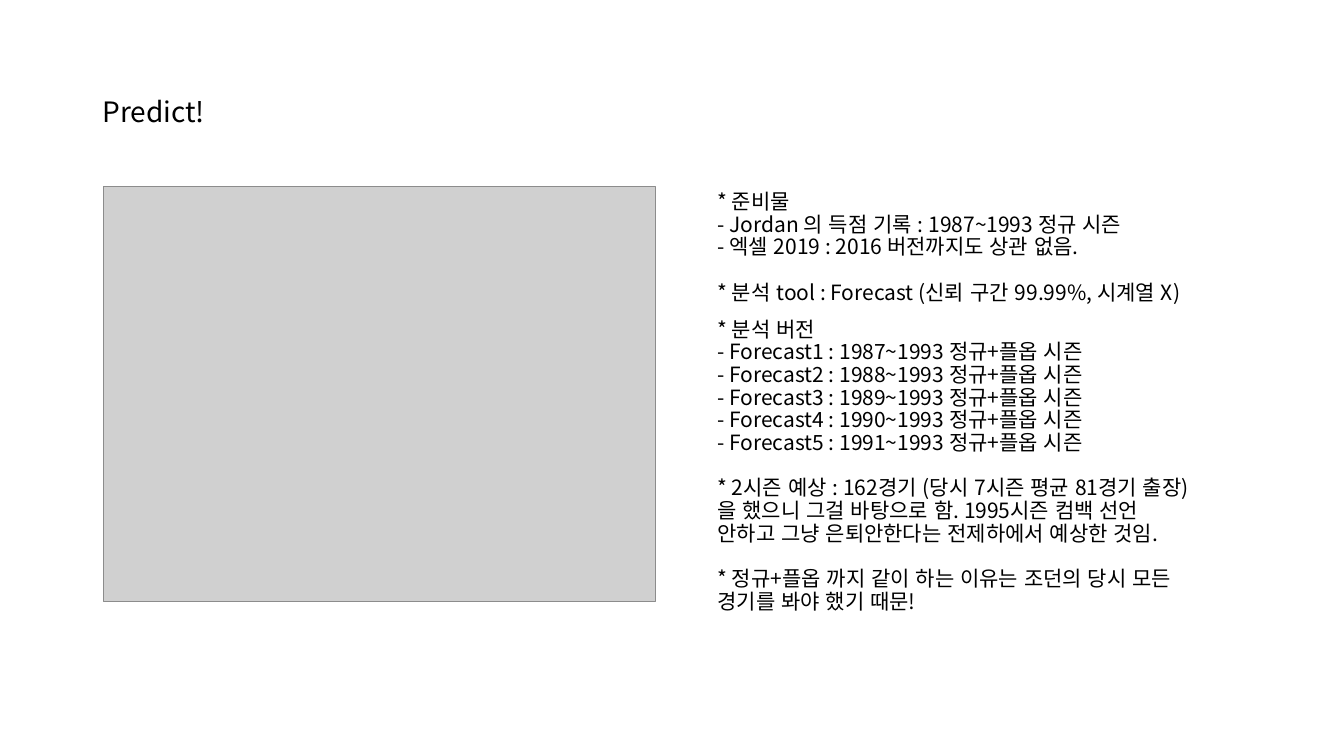
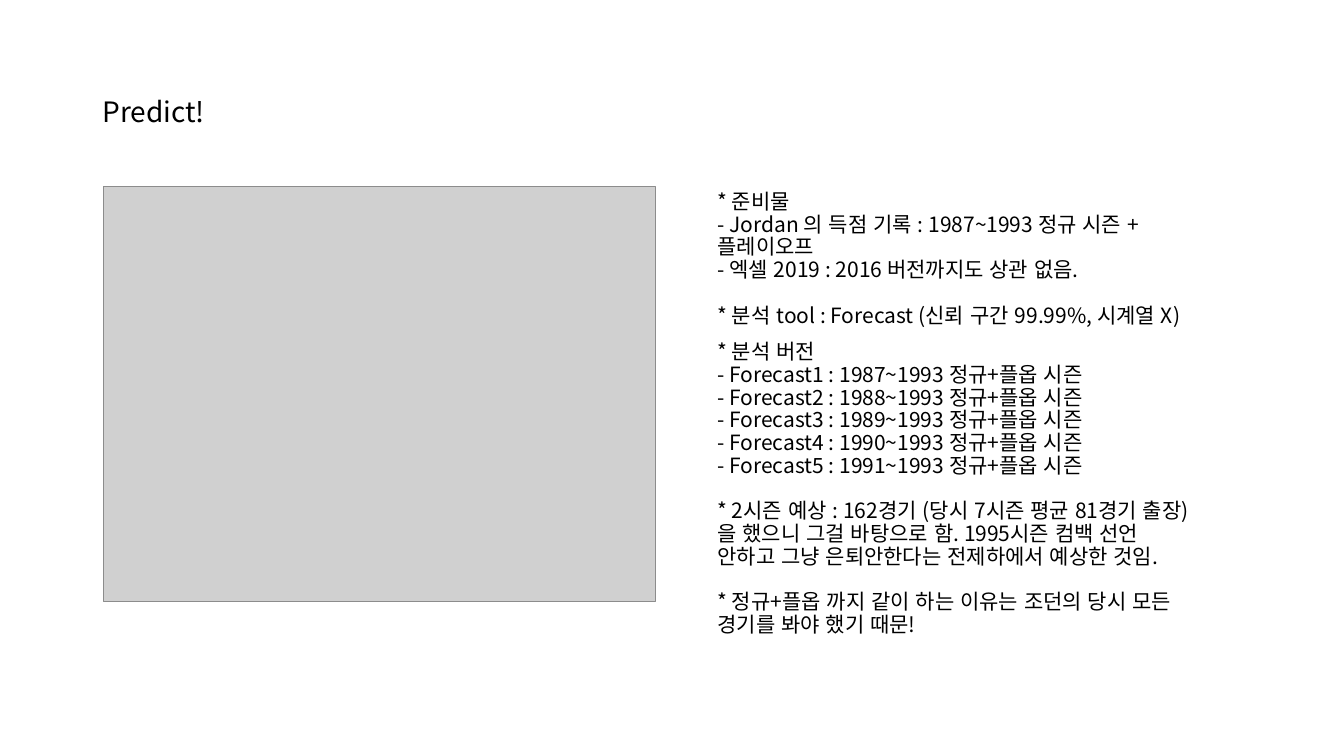
Before and after one commit to moaol85/Tech_Lv_absolute_infinite, a slide deck: slide 4 of Jordan.pptx. Drawn at 1344x756 pixels with LibreOffice and Linux fonts; fonts in the diff are those of the drawing; grey boxes stand for pictures. Boxes give left, top, right and bottom in pixels: in the first picture for what was removed or moved away, otherwise in the second. Text is boxed around its words. In the diff, an @@ line names an element or a change of style, - is before the commit and + after.

```diff
--- a/Jordan.pptx
+++ b/Jordan.pptx
@@ text at (717,191,1180,327): text changed @@
-* 준비물
-- Jordan 의 득점 기록 : 1987~1993 정규 시즌
-- 엑셀 2019 : 2016 버전까지도 상관 없음.
-* 분석 tool : Forecast (신뢰 구간 99.99%, 시계열 X)
+* 준비물
+- Jordan 의 득점 기록 : 1987~1993 정규 시즌 + 플레이오프
+- 엑셀 2019 : 2016 버전까지도 상관 없음.
+* 분석 tool : Forecast (신뢰 구간 99.99%, 시계열 X)
```
Also in this commit, not shown: 1 other file.
